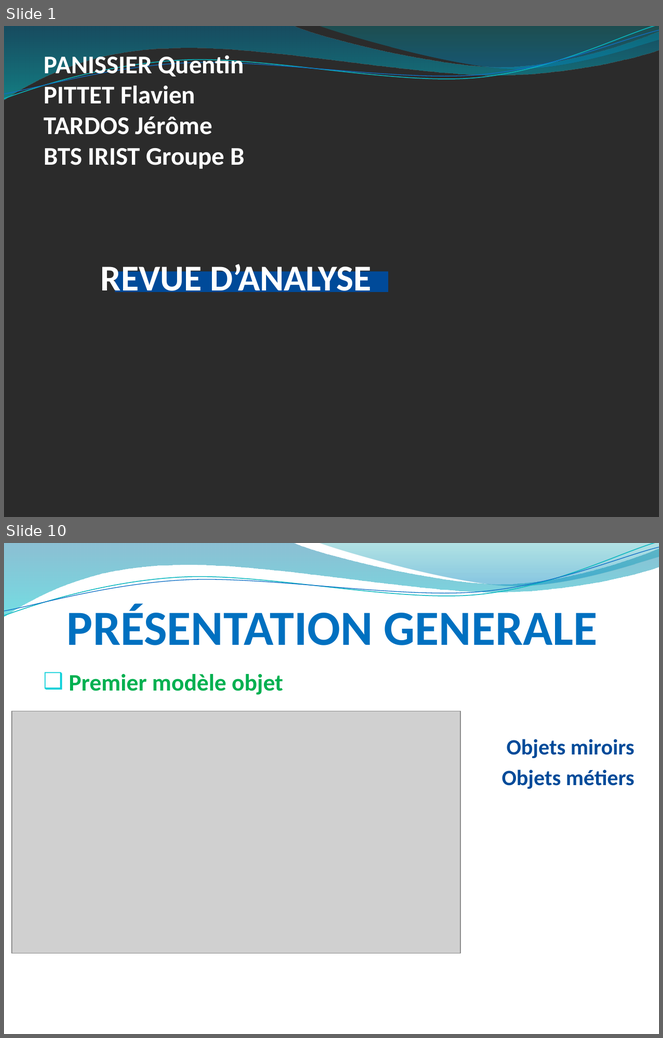
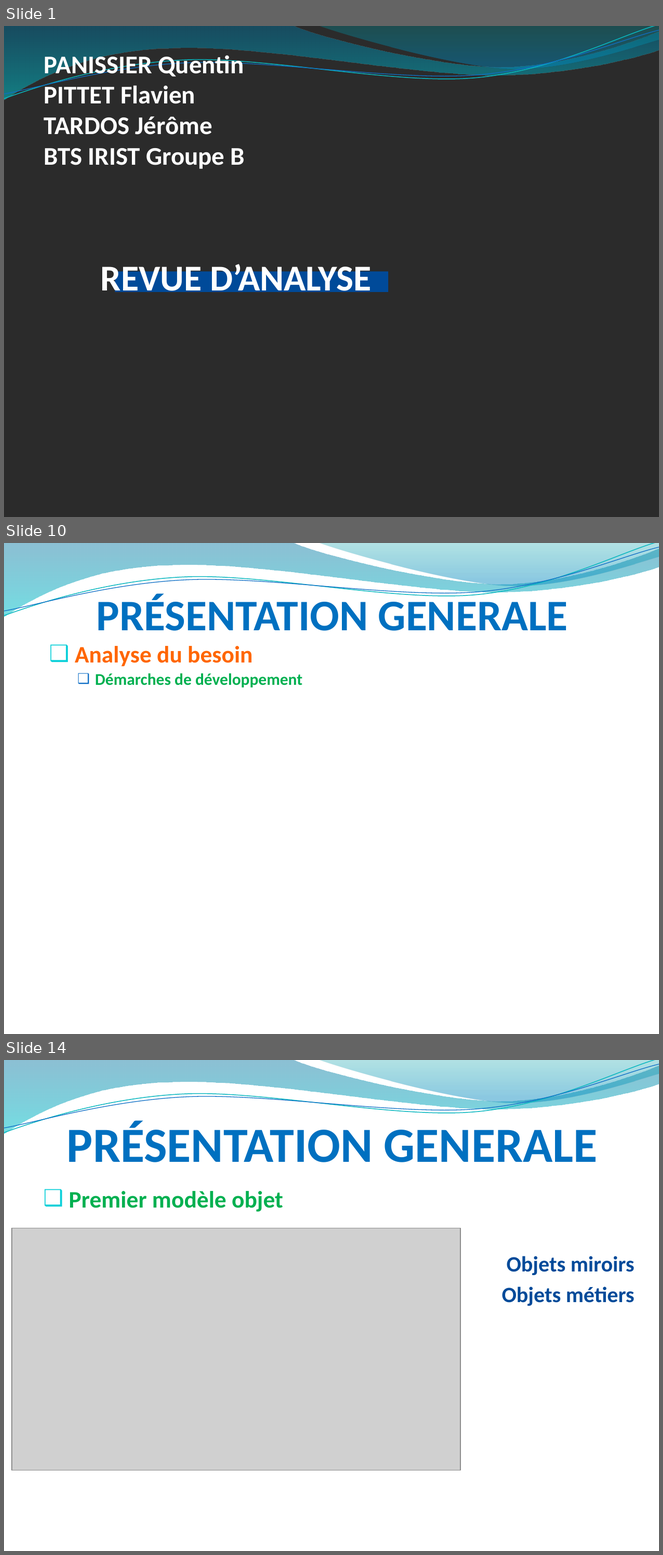
Before and after one commit to hardware/AscenseurPoissons, a slide deck: REVUES/REVUE ANALYSE/RevueAnalysePPT.pptx. Shown one above the other, each under a label of ours: slides 1 and 10 before the commit, slides 1, 10 and 14 after it; the slides between them are not shown. The pictures are 663x1038 and 663x1555 pixels, drawn with LibreOffice and Linux fonts; fonts in the diff are those of the drawing; grey boxes stand for pictures; background and template pictures are left out; a plain dark background stands for a picture behind light text. Boxes give left, top, right and bottom in pixels: in the first picture for what was removed or moved away, otherwise in the second. Text is boxed around its words. In the diff, an @@ line names an element or a change of style, - is before the commit and + after.

```diff
--- a/REVUES/REVUE ANALYSE/RevueAnalysePPT.pptx
+++ b/REVUES/REVUE ANALYSE/RevueAnalysePPT.pptx
@@ slide 10 added at bbox=[4, 543, 659, 1034], background picture (left out); not listed: 4 template elements that a slide beside it also shows @@
@@ title added at bbox=[96, 594, 568, 631], 48 pt, text #0070C0, bold @@
+PRÉSENTATION GENERALE
@@ text added at bbox=[75, 646, 302, 688], 18 pt, text #00B050, bold @@
+❑ Analyse du besoin
+  ❑ Démarches de développement
@@ what was slide 10 is now slide 14 @@
```
Also in this commit, not shown: 8 slides changed, 3 other slides added.
